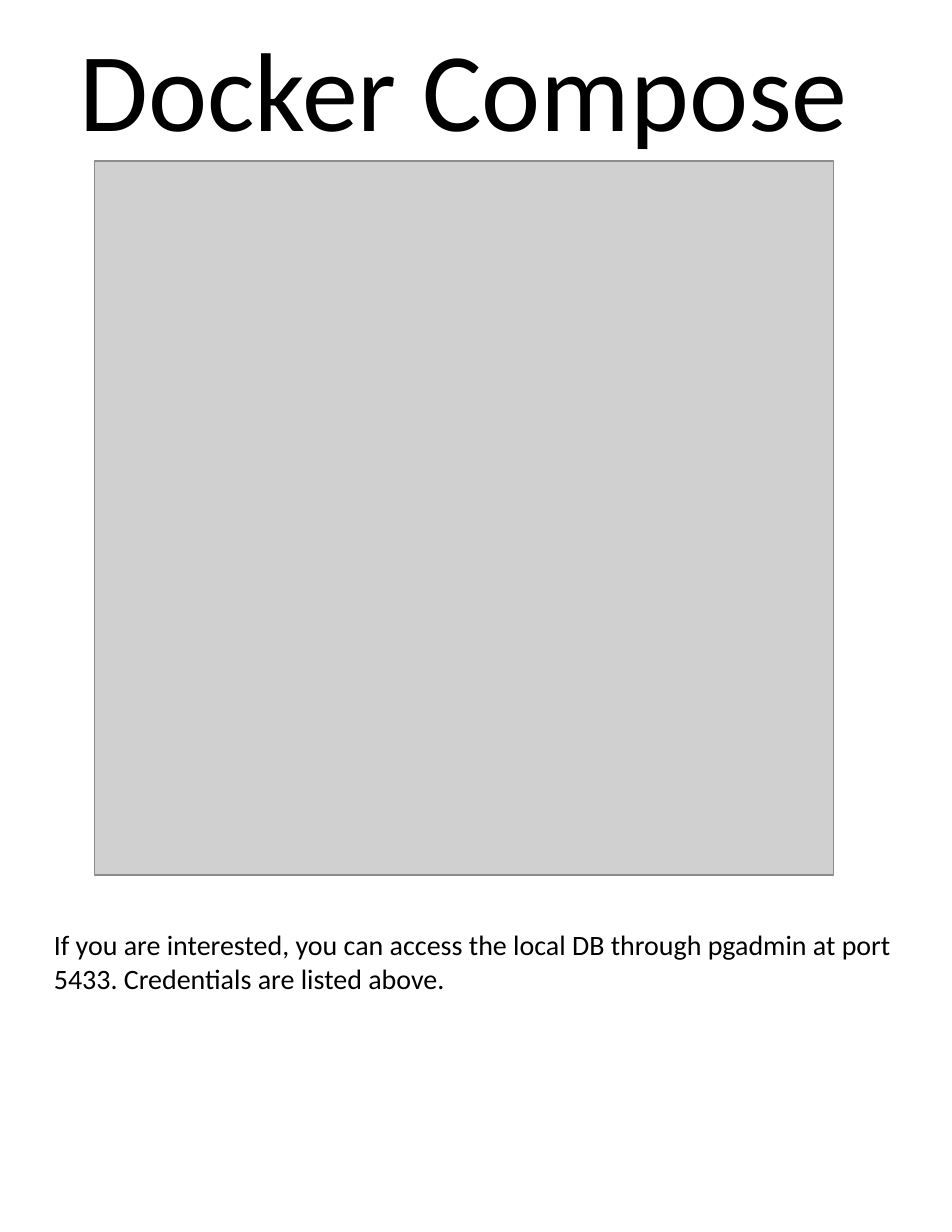
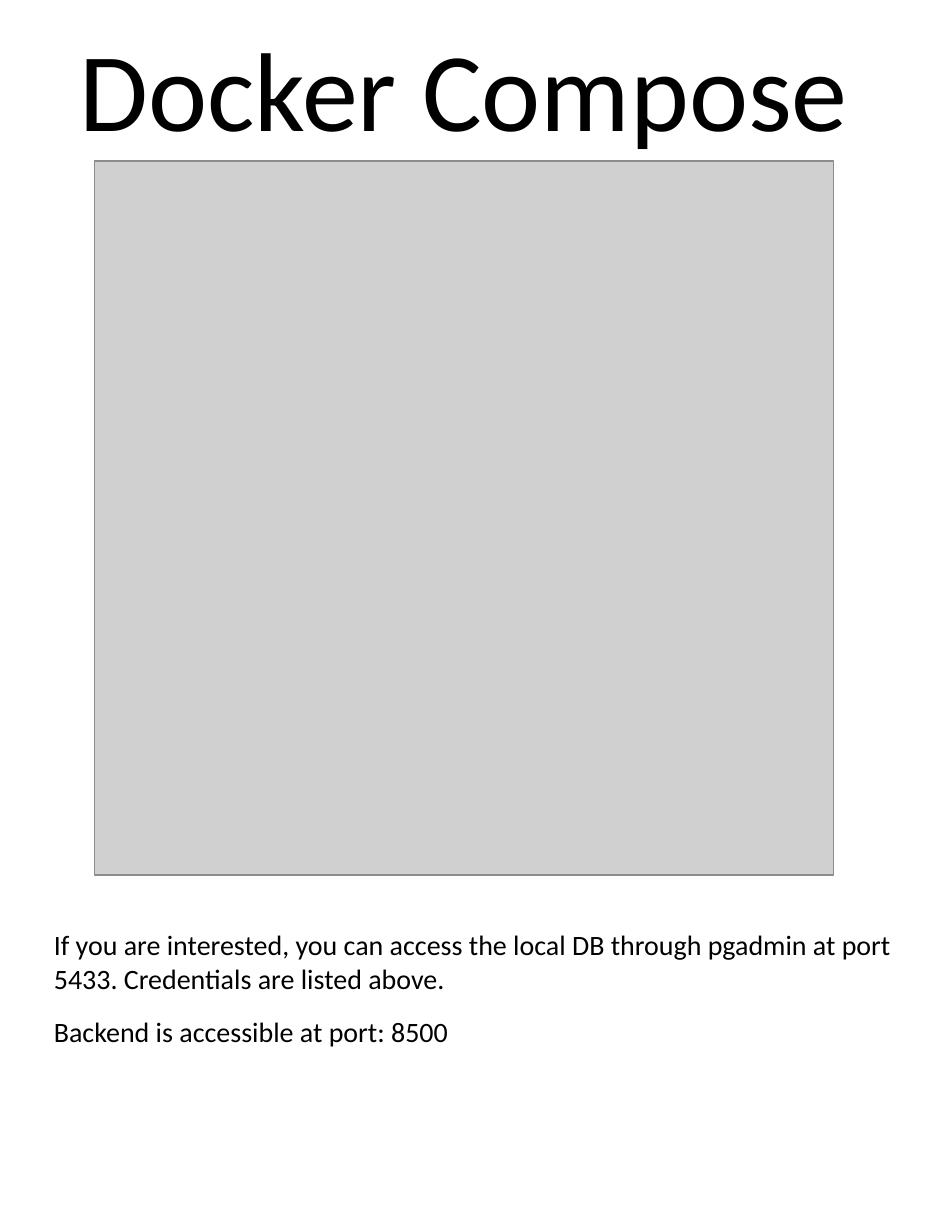
Before and after one commit to scorpion0511/mytracker, a slide deck: slide 10 of doc/React.pptx (slide 9 before the commit). Drawn at 952x1232 pixels with LibreOffice and Linux fonts; fonts in the diff are those of the drawing; grey boxes stand for pictures. Boxes give left, top, right and bottom in pixels: in the first picture for what was removed or moved away, otherwise in the second. Text is boxed around its words. In the diff, an @@ line names an element or a change of style, - is before the commit and + after.

```diff
--- a/doc/React.pptx
+++ b/doc/React.pptx
@@ text added at <box>54,1022,448,1047</box>, 18 pt, text #000000 @@
+Backend is accessible at port: 8500
```
Also in this commit, not shown: 10 other slides changed, 2 slides added.
